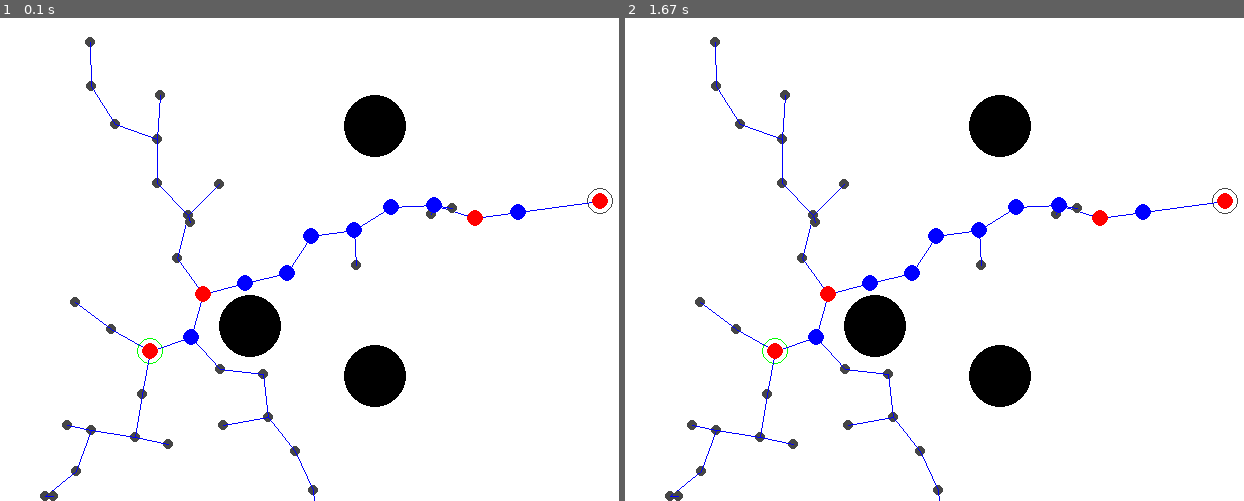
Above: before the commit, frames 1-2 (left to right).
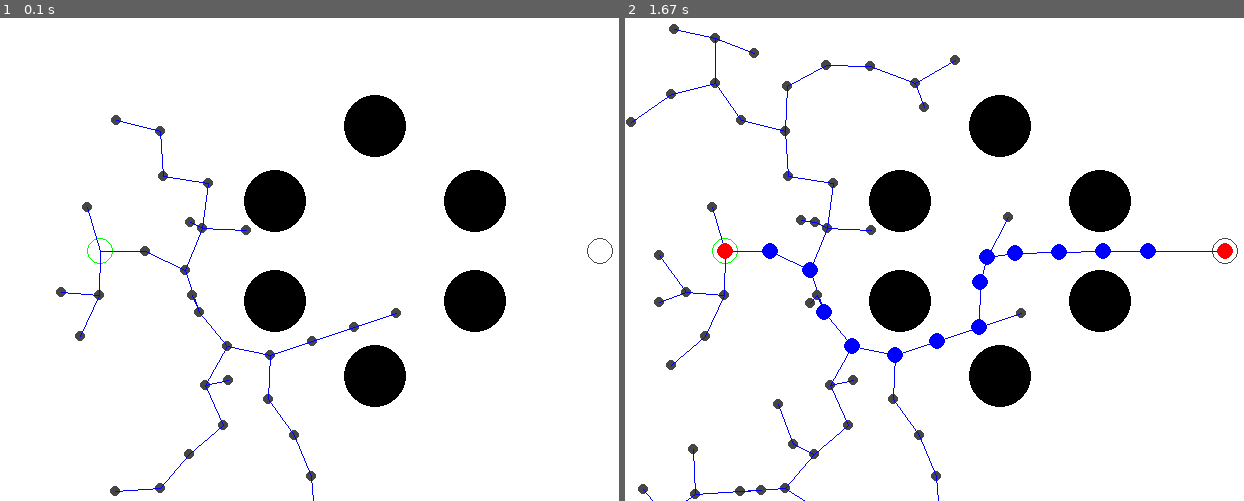
Above: after the commit, the same moments.

Repository: khhaliil/EURO2024
Game: pygame game, started from Tools/PP/RRT.py
Two runs of this game, one before a commit and one after it. Both use one fixed random seed, a clock stepped at 60 frames per second and the inputs below.
Inputs:
- Up to frame 1 (0.1 s): no input
- Up to frame 2 (1.67 s): no input

The runs differ from the first frame. In frame 1, 7.0% of the frame differs, in the area x 6-100%, y 3-100%; in frame 2, 8.5%, in the area x 0-100%, y 1-100%.

Commit message:
updating more and more

Diff:
--- a/Tools/PP/RRT.py
+++ b/Tools/PP/RRT.py
@@ -4,12 +4,12 @@
 
 def main():
     dimensions = (750, 500)
-    start = (150, 350)
-    goal = (600, 200)
+    start = (100, 250)
+    goal = (600, 250)
     obsdim = 31
     iteration = 0
-    obstacles = [[250, 325], [375, 125], [375, 375], [250, 175], [500,175], [500, 325]]
-    obstacles = [[250,325], [375,125], [375,375]]
+    #obstacles = [[250, 325], [375, 125], [375, 375], [250, 175], [500,175], [500, 325]]
+    obstacles = [[275,300], [275,200], [375,125], [375,375], [475,300], [475,200]]
     pygame.init()
     map = RRTMap(start, goal, dimensions, obsdim,obstacles)
     graph = RRTGraph(start, goal, dimensions, obsdim, obstacles)
@@ -18,14 +18,14 @@
 
     running = True
     iteration = 0
-    while (running and (not graph.path_to_goal())) and iteration < 100:
+    while (running and (not graph.path_to_goal())) and iteration < 150:
         for event in pygame.event.get():
             if event.type == pygame.QUIT:
                 running = False
             elif event.type == pygame.KEYDOWN and event.key == pygame.K_ESCAPE:
                 running = False
 
-        if iteration % 10 == 0:
+        if iteration % 5 == 0:
             X, Y, Parent = graph.bias(goal)
             pygame.draw.circle(map.map, map.grey, (X[-1], Y[-1]), map.nodeRad + 2, 0)
             pygame.draw.line(map.map, map.blue, (X[-1], Y[-1]), (X[Parent[-1]], Y[Parent[-1]]), map.edgeThickness)
@@ -34,10 +34,9 @@
             pygame.draw.circle(map.map, map.grey, (X[-1], Y[-1]), map.nodeRad + 2, 0)
             pygame.draw.line(map.map, map.blue, (X[-1], Y[-1]), (X[Parent[-1]], Y[Parent[-1]]), map.edgeThickness)
 
-        if iteration % 50 == 0:
+        if iteration % 5 == 0:
             pygame.display.update()
         iteration += 1
-    print(iteration)
     smoothed_path_coords = graph.optimize_path()
     map.drawPath(graph.getPathCoords(),smoothed_path_coords)
     pygame.display.update()
--- a/Tools/PP/RRTbasePY.py
+++ b/Tools/PP/RRTbasePY.py
@@ -163,7 +163,7 @@
         self.y=[]
         self.parent=[]
         self.myRad = 38
-        self.safety_distance=6
+        self.safety_distance=5
         #initialize the tree
         self.x.append(x)
         self.y.append(y)
@@ -238,10 +238,9 @@
         Returns:
         - dist (float): Euclidean distance between the nodes.
         """
-        x1 = self.x[n1]
-        y1 = self.y[n1]
-        x2 = self.x[n2]
-        y2 = self.y[n2]
+        (x1,y1) = (self.x[n1],self.y[n1])
+        (x2,y2) = (self.x[n2],self.y[n2])
+
         px=(float(x1)-float(x2))**2
         py=(float(y1)-float(y2))**2
         return ((px+py)**(0.5))
@@ -461,6 +460,7 @@
         """
         self.getPathCoords()
         temporary_path = self.getPathCoords()
+        print(len(temporary_path))
         self.refined_path.append(temporary_path[0])
 
         i = 0
